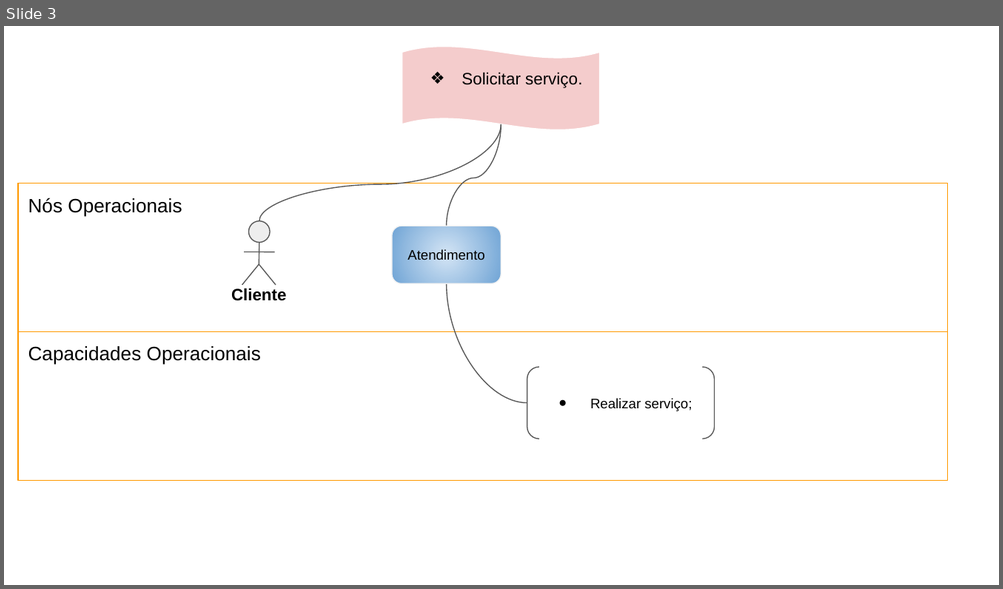
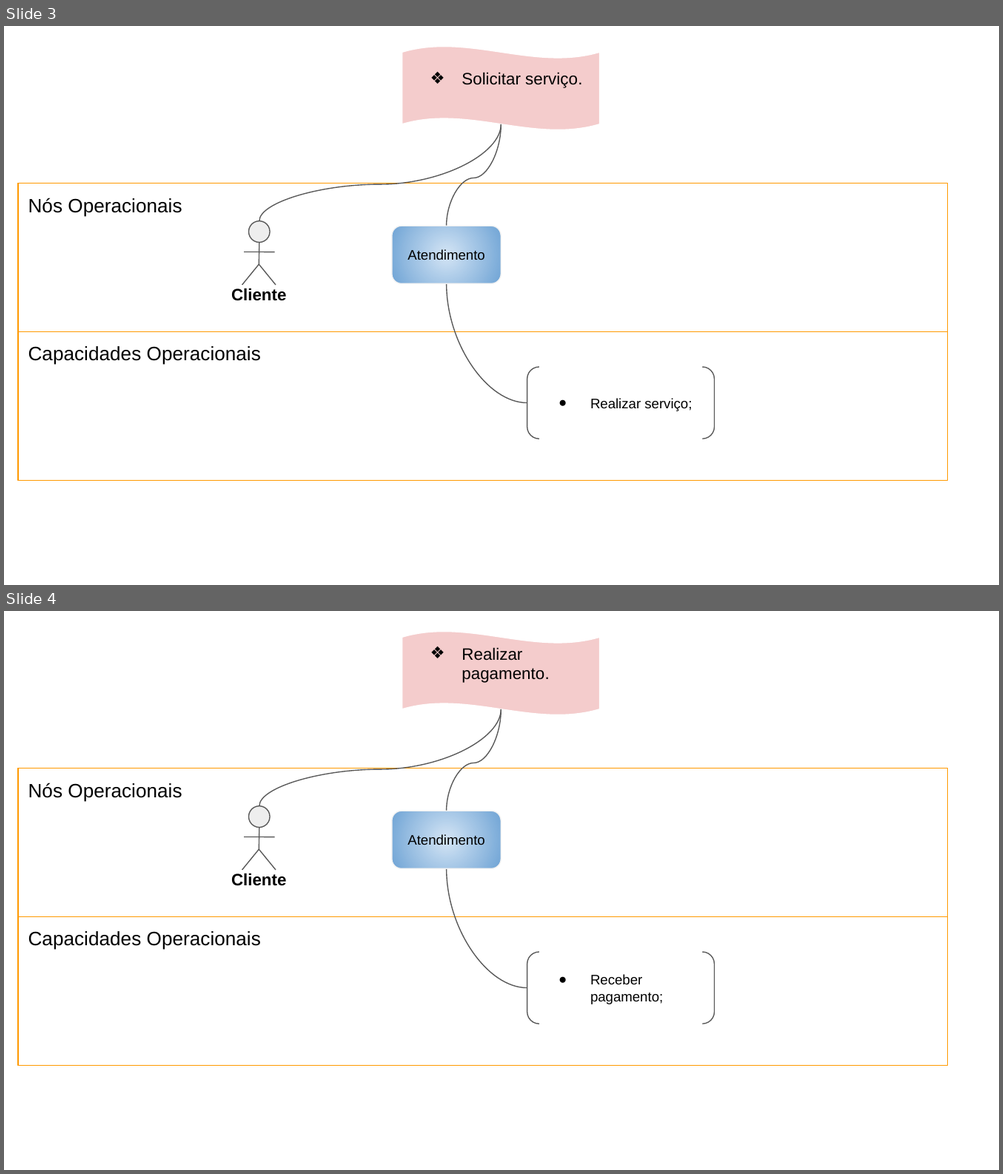
Before and after one commit to OPEBarbearia/projeto-barbearia, a slide deck: 15. Arquitetura de Negócio para cada Cenário.pptx. Shown one above the other, each under a label of ours: slide 3 before the commit, slides 3 and 4 after it. The pictures are 1003x589 and 1003x1174 pixels, drawn with LibreOffice and Linux fonts; fonts in the diff are those of the drawing. Boxes give left, top, right and bottom in pixels: in the first picture for what was removed or moved away, otherwise in the second. Text is boxed around its words. In the diff, an @@ line names an element or a change of style, - is before the commit and + after.

```diff
--- a/15. Arquitetura de Negócio para cada Cenário.pptx
+++ b/15. Arquitetura de Negócio para cada Cenário.pptx
@@ slide 4 added at (4, 611, 999, 1170), background #FFFFFF @@
@@ wave added at (402, 631, 599, 715), fill #F4CCCC, outline #FFFFFF 0.75 pt, 12 pt, text #000000 @@
+❖ Realizar pagamento.
@@ curved line added from (259, 806) to (501, 709), #595959 0.75 pt @@
@@ curved line added from (447, 811) to (501, 709), #595959 0.75 pt @@
@@ rectangle added at (18, 768, 947, 917), outline #FF9900 0.75 pt, 14 pt, text #000000 @@
+Nós Operacionais
@@ rounded rectangle added at (392, 811, 501, 869), fill gradient #D4E5F5 to #70A4D5, outline #F3F3F3 0.75 pt, 10 pt, text #000000 @@
+Atendimento
@@ group added at (231, 806, 286, 886): 4 lines, 1 ellipse, 1 text @@
+Cliente
@@ curved line added from (447, 869) to (527, 988), #595959 0.75 pt @@
@@ rectangle added at (18, 917, 947, 1067), outline #FF9900 0.75 pt, 14 pt, text #000000 @@
+Capacidades Operacionais
@@ bracket pair added at (527, 952, 714, 1024), outline #595959 0.75 pt, 10 pt, text #000000 @@
+● Receber pagamento;
```
Also in this commit, not shown: 3 slides changed, 7 other files.
